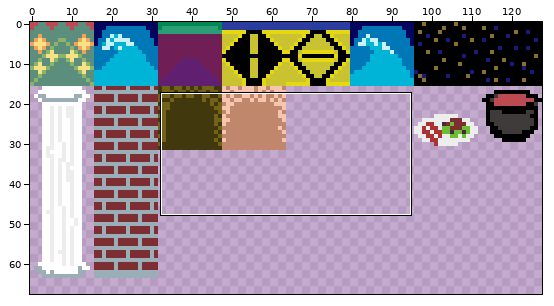
File history of a pixel-art file, assets/sprites/material_tilemap.aseprite. Above, an overview of the earlier version with the close-up marked.
Close-up. Before the edit:
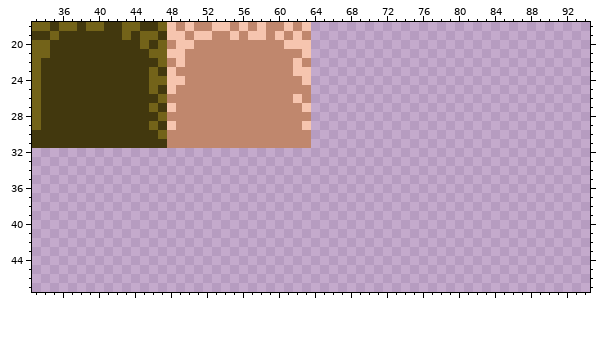
128x128 pixels, 1 frame. Shown: x 33..94, y 18..47. The wide view leaves out empty margins.
New version:
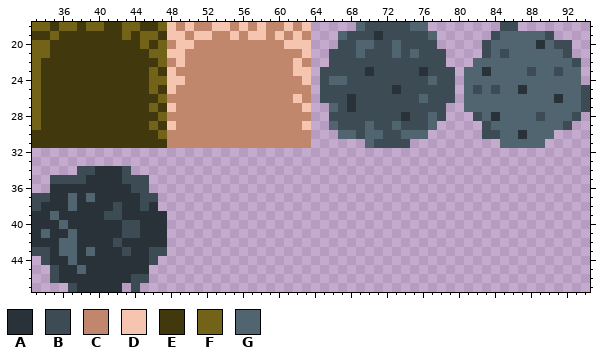
Palette (. is transparent): A #283238  B #3d4c54  C #c0876d  D #f6c5af  E #42380e  F #736319  G #516570
The commit says: add boulders to tilemap source file
Changes in this commit:
Colour A now appears in row 19 at x 71; in row 20 at x 89; in row 23 at x 70, 76 and 83; in row 25 at x 73 and 87; in row 26 at x 68 and 91; in row 27 at x 68.
Colour A now appears in row 28 at x 74 and 84; in row 30 at x 87; in row 34 at x 40 to 42; in row 35 at x 39 to 42; in row 36 at x 35 to 43; in row 37 at x 35 to 36, 38 and 40 to 44.
Colour A now appears in row 38 at x 34 to 36, 38 to 41, 43 to 44 and 46; in row 39 at x 33 to 34, 36 to 40 and 43 to 47; in row 40 at x 33 to 35, 37 to 42 and 45 to 47; in row 41 at x 33, 35 to 36, 38 to 42 and 45 to 47; in row 42 at x 33 to 35, 38 to 41 and 43 to 47; in row 43 at x 35, 38, 40 to 42 and 44 to 45.
Colour A now appears in row 44 at x 35 to 36 and 38 to 45; in row 45 at x 36 to 37 and 39 to 45; in row 46 at x 36 to 43; in row 47 at x 38 to 42.
Colour B now appears in row 18 at x 70 to 74 and 85 to 86; in row 19 at x 68 to 70, 72 to 76, 84 and 90; in row 20 at x 67 to 68, 71 to 72, 74 to 77, 83 and 91 to 92; in row 21 at x 66 to 68, 70 to 72, 74, 76 to 78, 83, 85 and 92; in row 22 at x 66 to 78 and 93; in row 23 at x 65 to 69, 71 to 75, 77 to 79, 88 and 91.
Colour B now appears in row 24 at x 65, 68 to 76 and 78 to 79; in row 25 at x 65 to 72, 74 to 79, 82, 84 and 94; in row 26 at x 65 to 67, 69 to 75, 77 to 79 and 94; in row 27 at x 67, 69 to 78 and 94; in row 28 at x 66 to 73, 75 to 76, 78, 82, 89 and 93; in row 29 at x 67 to 69, 71 to 72, 74 to 76, 83 and 92.
Colour B now appears in row 30 at x 69, 72 to 73 and 83 to 84; in row 31 at x 71 to 74; in row 34 at x 38 to 39 and 43; in row 35 at x 35 to 38 and 43 to 45; in row 36 at x 44 to 45; in row 37 at x 33 to 34 and 45 to 46.
Colour B now appears in row 38 at x 33, 42 and 45; in row 39 at x 41 to 42; in rows 40 to 41 at x 43 to 44; in row 42 at x 42; in row 43 at x 33 to 34, 43 and 46 to 47; in row 44 at x 34 and 46.
Colour B now appears in row 45 at x 35; in row 46 at x 35 and 44 to 45; in row 47 at x 37 and 44.
Colour G now appears in row 18 at x 69 and 75 to 76; in row 19 at x 67, 77 and 85 to 89; in row 20 at x 69 to 70, 73, 84 to 88 and 90; in row 21 at x 69, 73, 75, 84 and 86 to 91; in row 22 at x 82 to 92; in row 23 at x 81 to 82, 84 to 87, 89 to 90 and 92 to 93.
Colour G now appears in row 24 at x 66 to 67, 77 and 81 to 93; in row 25 at x 81, 83, 85 to 86 and 88 to 93; in row 26 at x 76, 81 to 90 and 92 to 93; in row 27 at x 66 and 81 to 93; in row 28 at x 77, 83, 85 to 88 and 90 to 92; in row 29 at x 66, 70, 73, 77 and 84 to 91.
Colour G now appears in row 30 at x 67 to 68, 70 to 71, 74 to 76, 85 to 86 and 88 to 90; in row 31 at x 70 and 85 to 89; in row 37 at x 37 and 39; in row 38 at x 37; in row 39 at x 35; in row 40 at x 36.
Colour G now appears in row 41 at x 34 and 37; in row 42 at x 36 to 37; in row 43 at x 36 to 37 and 39; in row 44 at x 37; in row 45 at x 38.
Changed places in both close-ups, as pixel boxes (x1, y1, x2, y2):
added: (320, 22, 590, 148)
added: (32, 166, 167, 292)
